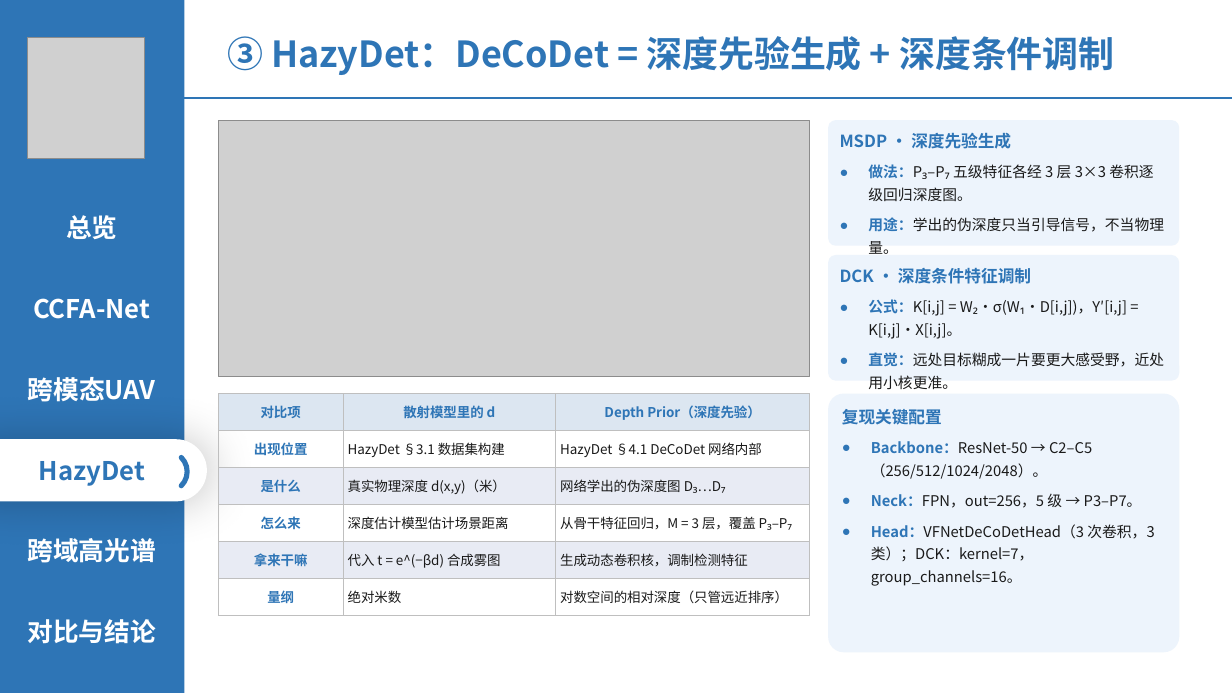
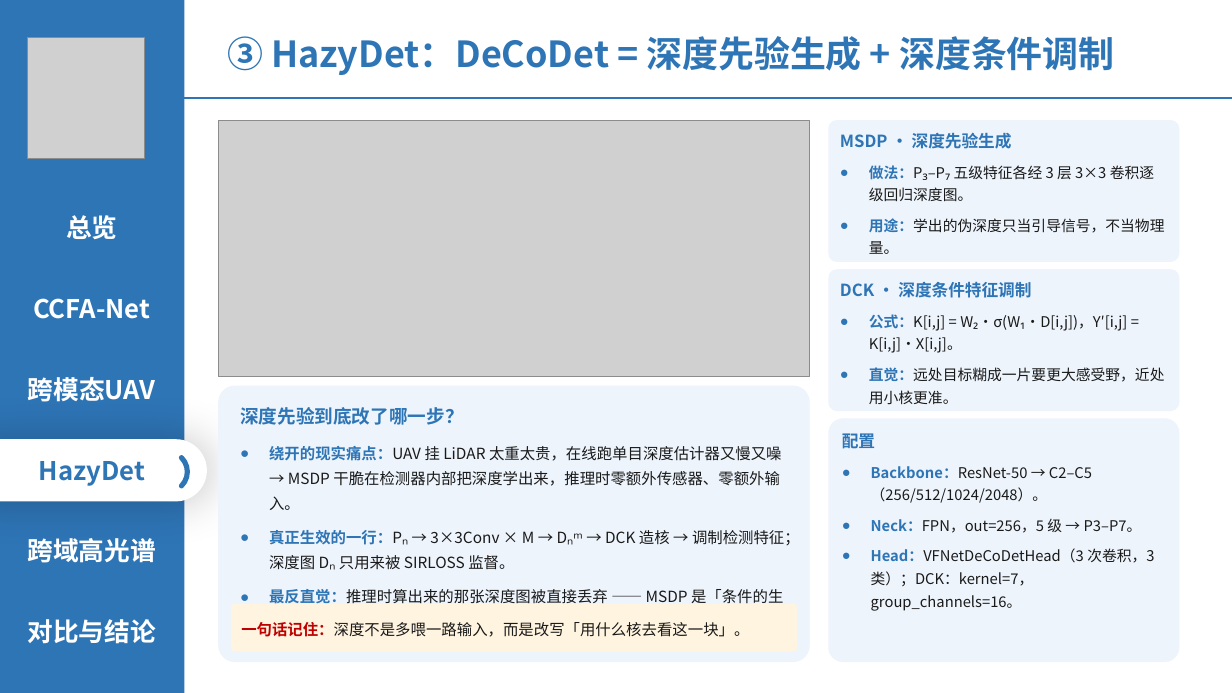
Before and after one commit to 139876/paper-notes, a slide deck: slide 12 of 论文精读/3-HazyDet精读/附件/四篇论文-组会汇报.pptx. Drawn at 1232x693 pixels with LibreOffice and Linux fonts; fonts in the diff are those of the drawing; grey boxes stand for pictures. Boxes give left, top, right and bottom in pixels: in the first picture for what was removed or moved away, otherwise in the second. Text is boxed around its words. In the diff, an @@ line names an element or a change of style, - is before the commit and + after.

```diff
--- a/论文精读/3-HazyDet精读/附件/四篇论文-组会汇报.pptx
+++ b/论文精读/3-HazyDet精读/附件/四篇论文-组会汇报.pptx
@@ rounded rectangle "MSDP · 深度先验生成": place and size @@
-rounded rectangle "MSDP · 深度先验生成" at <box>828,120,1179,246</box>
+rounded rectangle "MSDP · 深度先验生成" at <box>828,120,1179,262</box>
@@ rounded rectangle "DCK · 深度条件特征调制": place and size @@
-rounded rectangle "DCK · 深度条件特征调制" at <box>828,255,1179,381</box>
+rounded rectangle "DCK · 深度条件特征调制" at <box>828,269,1179,411</box>
@@ rounded rectangle added at <box>218,385,810,662</box>, fill #EDF4FC @@
@@ table removed at <box>218,394,810,616</box>, 6 rows, 3 columns @@
-对比项 | 散射模型里的 d | Depth Prior（深度先验）
-出现位置 | HazyDet §3.1 数据集构建 | HazyDet §4.1 DeCoDet 网络内部
-是什么 | 真实物理深度 d(x,y)（米） | 网络学出的伪深度图 D₃…D₇
-怎么来 | 深度估计模型估计场景距离 | 从骨干特征回归，M = 3 层，覆盖 P₃–P₇
-拿来干嘛 | 代入 t = e^(−βd) 合成雾图 | 生成动态卷积核，调制检测特征
-量纲 | 绝对米数 | 对数空间的相对深度（只管远近排序）
@@ text added at <box>240,407,464,425</box>, 14.5 pt, text #2E75B6, bold @@
+深度先验到底改了哪一步？
@@ rounded rectangle "配置": place and size @@
-rounded rectangle "配置" at <box>828,394,1179,653</box>
+rounded rectangle "配置" at <box>828,419,1179,663</box>
@@ text added at <box>269,446,800,632</box>, 12 pt, text #1A1A1A @@
+● 绕开的现实痛点：UAV 挂 LiDAR 太重太贵，在线跑单目深度估计器又慢又噪 → MSDP 干脆在检测器内部把深度学出来，推理时零额外传感器、零额外输入。
+● 真正生效的一行：Pₙ → 3×3Conv × M → Dₙᵐ → DCK 造核 → 调制检测特征；深度图 Dₙ 只用来被 SIRLOSS 监督。
+● 最反直觉：推理时算出来的那张深度图被直接丢弃 —— MSDP 是「条件的生产者」，不是「深度的生产者」。
@@ text in rounded rectangle at <box>842,430,875,452</box>: text changed @@
-复现关键配置
+配置
@@ rounded rectangle added at <box>231,604,798,652</box>, fill #FFF4E0, 12 pt, text #1A1A1A @@
+一句话记住：深度不是多喂一路输入，而是改写「用什么核去看这一块」。
```
Also in this commit, not shown: 5 other slides changed.
